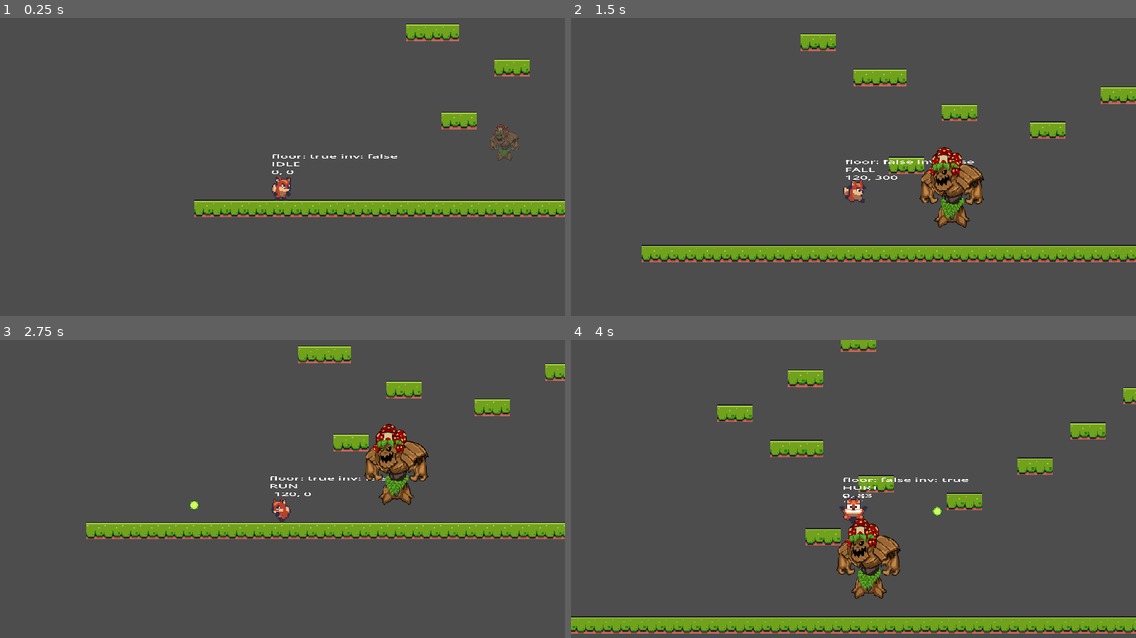
Above: before the commit, frames 1-4 (two rows, left to right).
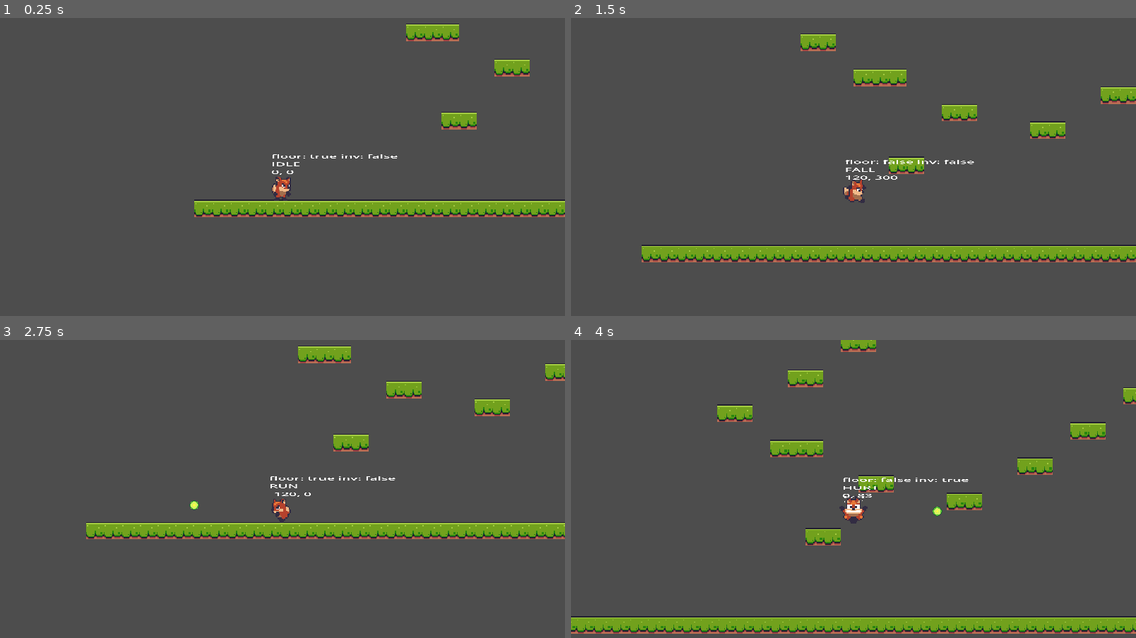
Above: after the commit, the same moments.

Repository: bluewind109/Foxy-Antics
Game: Godot game, scene res://level_base/level_base.tscn
Two runs of this game, one before a commit and one after it. Both use one fixed random seed, a clock stepped at 60 frames per second and the inputs below. The project has no main scene, so this scene is started directly.
Inputs:
- Up to frame 1 (0.25 s): no input
- Up to frame 2 (1.5 s): hold Right (right) from 0.53 s (still down); tap Ctrl (shoot) at 0.6, 1.35 s; tap Space (jump) at 0.77 s
- Up to frame 3 (2.75 s): tap Space (jump) at 1.52 s; release Right (right) at 2.03 s; hold Left (left) from 2.03 s (still down); tap Ctrl (shoot) at 2.1 s
- Up to frame 4 (4 s): release Left (left) at 2.78 s; hold Right (right) from 2.78 s (still down); tap Ctrl (shoot) at 2.85, 3.6 s; tap Space (jump) at 3.02, 3.77 s

The runs differ from the first frame. In frame 1, 0.3% of the frame differs, in the area x 86-92%, y 35-48%; in frame 2, 1.9%, in the area x 61-74%, y 43-71%; in frame 3, 1.9%; in frame 4, 1.9%.

Commit message:
Setup Boss's state machine

Diff:
--- a/boss/boss.tscn
+++ b/boss/boss.tscn
@@ -48,7 +48,7 @@
 "times": PackedFloat32Array(0),
 "transitions": PackedFloat32Array(1),
 "update": 0,
-"values": [Vector2(0.01, 0.01)]
+"values": [Vector2(0.5, 0.5)]
 }
 tracks/1/type = "value"
 tracks/1/imported = false
@@ -173,13 +173,77 @@
 "pulse": SubResource("Animation_oidqw")
 }
 
+[sub_resource type="AnimationNodeAnimation" id="AnimationNodeAnimation_vry6f"]
+animation = &"arrive"
+
+[sub_resource type="AnimationNodeAnimation" id="AnimationNodeAnimation_3bsrj"]
+animation = &"attack"
+
+[sub_resource type="AnimationNodeAnimation" id="AnimationNodeAnimation_uxq34"]
+animation = &"hit"
+
+[sub_resource type="AnimationNodeAnimation" id="AnimationNodeAnimation_l0yje"]
+animation = &"initial_position"
+
+[sub_resource type="AnimationNodeAnimation" id="AnimationNodeAnimation_k8gpa"]
+animation = &"pulse"
+
+[sub_resource type="AnimationNodeStateMachineTransition" id="AnimationNodeStateMachineTransition_6mxva"]
+switch_mode = 2
+advance_mode = 2
+
+[sub_resource type="AnimationNodeStateMachineTransition" id="AnimationNodeStateMachineTransition_m2d62"]
+switch_mode = 2
+advance_mode = 2
+advance_condition = &"on_trigger"
+
+[sub_resource type="AnimationNodeStateMachineTransition" id="AnimationNodeStateMachineTransition_ch40r"]
+switch_mode = 2
+advance_mode = 2
+
+[sub_resource type="AnimationNodeStateMachineTransition" id="AnimationNodeStateMachineTransition_8wjii"]
+switch_mode = 2
+advance_mode = 2
+
+[sub_resource type="AnimationNodeStateMachineTransition" id="AnimationNodeStateMachineTransition_xq4ks"]
+switch_mode = 2
+advance_mode = 2
+
+[sub_resource type="AnimationNodeStateMachineTransition" id="AnimationNodeStateMachineTransition_atfig"]
+advance_mode = 2
+advance_condition = &"on_hit"
+
+[sub_resource type="AnimationNodeStateMachineTransition" id="AnimationNodeStateMachineTransition_plwkb"]
+advance_mode = 2
+advance_condition = &"on_hit"
+
+[sub_resource type="AnimationNodeStateMachineTransition" id="AnimationNodeStateMachineTransition_sumja"]
+switch_mode = 2
+advance_mode = 2
+
+[sub_resource type="AnimationNodeStateMachine" id="AnimationNodeStateMachine_7r7ui"]
+states/End/position = Vector2(981, 87)
+states/Start/position = Vector2(216, 87)
+states/arrive/node = SubResource("AnimationNodeAnimation_vry6f")
+states/arrive/position = Vector2(540, 87)
+states/attack/node = SubResource("AnimationNodeAnimation_3bsrj")
+states/attack/position = Vector2(873, 10)
+states/hit/node = SubResource("AnimationNodeAnimation_uxq34")
+states/hit/position = Vector2(789, 137)
+states/initial_position/node = SubResource("AnimationNodeAnimation_l0yje")
+states/initial_position/position = Vector2(370, 87)
+states/pulse/node = SubResource("AnimationNodeAnimation_k8gpa")
+states/pulse/position = Vector2(714, 10)
+transitions = ["Start", "initial_position", SubResource("AnimationNodeStateMachineTransition_6mxva"), "initial_position", "arrive", SubResource("AnimationNodeStateMachineTransition_m2d62"), "arrive", "pulse", SubResource("AnimationNodeStateMachineTransition_ch40r"), "pulse", "attack", SubResource("AnimationNodeStateMachineTransition_8wjii"), "attack", "pulse", SubResource("AnimationNodeStateMachineTransition_xq4ks"), "pulse", "hit", SubResource("AnimationNodeStateMachineTransition_atfig"), "attack", "hit", SubResource("AnimationNodeStateMachineTransition_plwkb"), "hit", "pulse", SubResource("AnimationNodeStateMachineTransition_sumja")]
+graph_offset = Vector2(-26, -116)
+
 [node name="Boss" type="Node2D"]
 
 [node name="Visual" type="Node2D" parent="."]
 
 [node name="Sprite2D" type="Sprite2D" parent="Visual"]
 position = Vector2(0, -35)
-scale = Vector2(0.01, 0.01)
+scale = Vector2(0.5, 0.5)
 texture = ExtResource("1_lmokd")
 
 [node name="HitBox" type="Area2D" parent="Visual"]
@@ -204,3 +268,12 @@
 "": SubResource("AnimationLibrary_52k70")
 }
 autoplay = "arrive"
+
+[node name="AnimationTree" type="AnimationTree" parent="."]
+libraries = {
+"": SubResource("AnimationLibrary_52k70")
+}
+tree_root = SubResource("AnimationNodeStateMachine_7r7ui")
+anim_player = NodePath("../AnimationPlayer")
+parameters/conditions/on_hit = false
+parameters/conditions/on_trigger = false
Not shown: 1 places in boss/boss.tscn that only renumber resources
